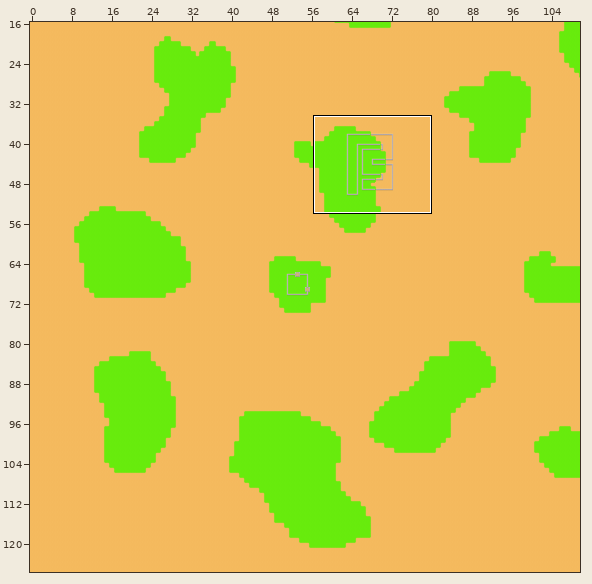
Tiled map, stored at assets/testmap.tmx. The first picture is a wide view before the edit; the outline marks the close-up.
Close-up. Before the commit:
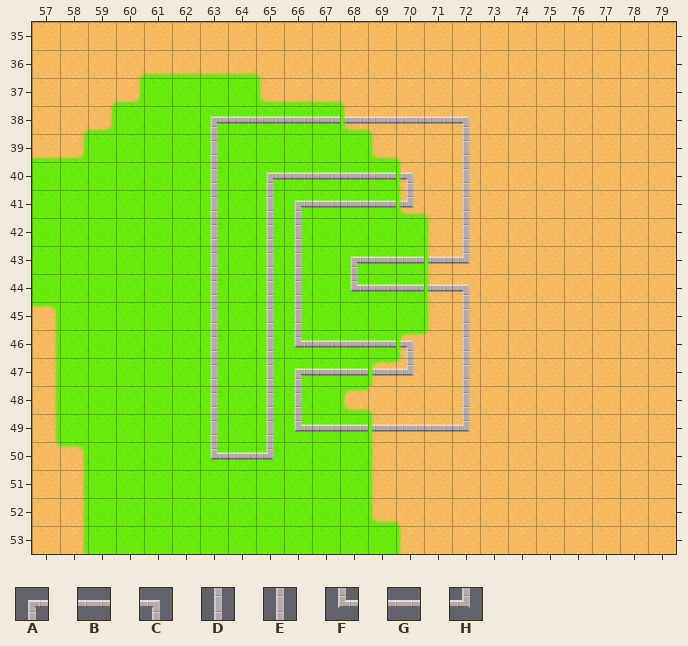
Cells are 32x32 px. Shown: x 57..79, y 35..53. The commit also changed other parts of the map, which this record leaves out.
Key: from "tileset": A 8, B 9, C 10, D 24, E 26, F 40, G 41, H 42.
_ is an empty cell.
Layers that did not change in this view are not listed.
Layer "Building" before, first column x 57:
35 _______________________
36 _______________________
37 _______________________
38 ______ABBBBBBBBC_______
39 ______D________E_______
40 ______D_ABBBBC_E_______
41 ______D_EAGGGH_E_______
42 ______D_ED_____E_______
43 ______D_ED_AGGGH_______
44 ______D_ED_FGGGC_______
45 ______D_ED_____E_______
46 ______D_EFGGGC_E_______
47 ______D_EABBBH_E_______
48 ______D_DE_____E_______
49 ______D_DFBBBBBH_______
50 ______FGH______________
51 _______________________
52 _______________________
53 _______________________
Once edited:
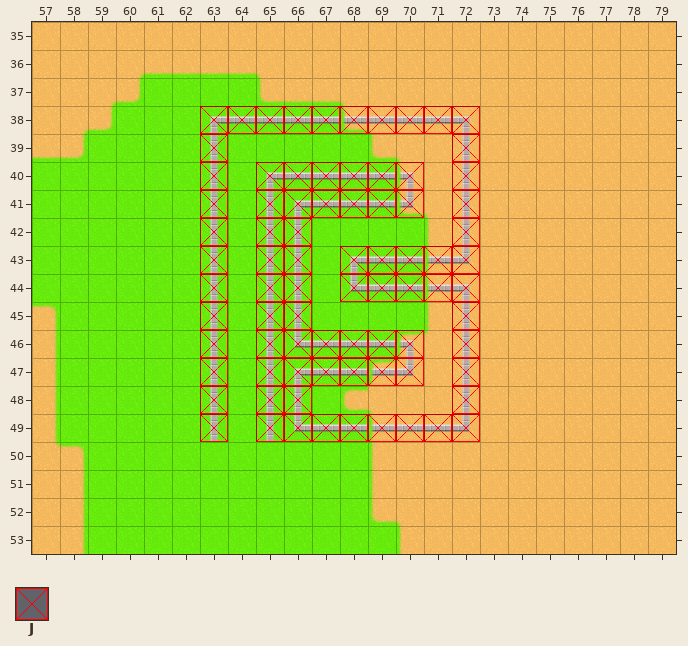
Further tiles: from "tileset": J 17.
Tiles of an added or newly shown layer are drawn over the layers below it.
Diff:
{"where": "layer \"Building\""}
{"y":50,"x":63,"old":"FGH","new":"___"}
{"where": "layer \"Collision\" (now shown)"}
{"y":38,"x":63,"old":"__________","new":"JJJJJJJJJJ"}
{"y":39,"x":63,"old":"_","new":"J"}
{"y":39,"x":72,"old":"_","new":"J"}
{"y":40,"x":63,"old":"_","new":"J"}
{"y":40,"x":65,"old":"______","new":"JJJJJJ"}
{"y":40,"x":72,"old":"_","new":"J"}
{"y":41,"x":63,"old":"_","new":"J"}
{"y":41,"x":65,"old":"______","new":"JJJJJJ"}
{"y":41,"x":72,"old":"_","new":"J"}
{"y":42,"x":63,"old":"_","new":"J"}
{"y":42,"x":65,"old":"__","new":"JJ"}
{"y":42,"x":72,"old":"_","new":"J"}
{"y":43,"x":63,"old":"_","new":"J"}
{"y":43,"x":65,"old":"__","new":"JJ"}
{"y":43,"x":68,"old":"_____","new":"JJJJJ"}
{"y":44,"x":63,"old":"_","new":"J"}
{"y":44,"x":65,"old":"__","new":"JJ"}
{"y":44,"x":68,"old":"_____","new":"JJJJJ"}
{"y":45,"x":63,"old":"_","new":"J"}
{"y":45,"x":65,"old":"__","new":"JJ"}
{"y":45,"x":72,"old":"_","new":"J"}
{"y":46,"x":63,"old":"_","new":"J"}
{"y":46,"x":65,"old":"______","new":"JJJJJJ"}
{"y":46,"x":72,"old":"_","new":"J"}
{"y":47,"x":63,"old":"_","new":"J"}
{"y":47,"x":65,"old":"______","new":"JJJJJJ"}
{"y":47,"x":72,"old":"_","new":"J"}
{"y":48,"x":63,"old":"_","new":"J"}
{"y":48,"x":65,"old":"__","new":"JJ"}
{"y":48,"x":72,"old":"_","new":"J"}
{"y":49,"x":63,"old":"_","new":"J"}
{"y":49,"x":65,"old":"________","new":"JJJJJJJJ"}
{"label":"changed","picture_box":[200,106,480,460]}
